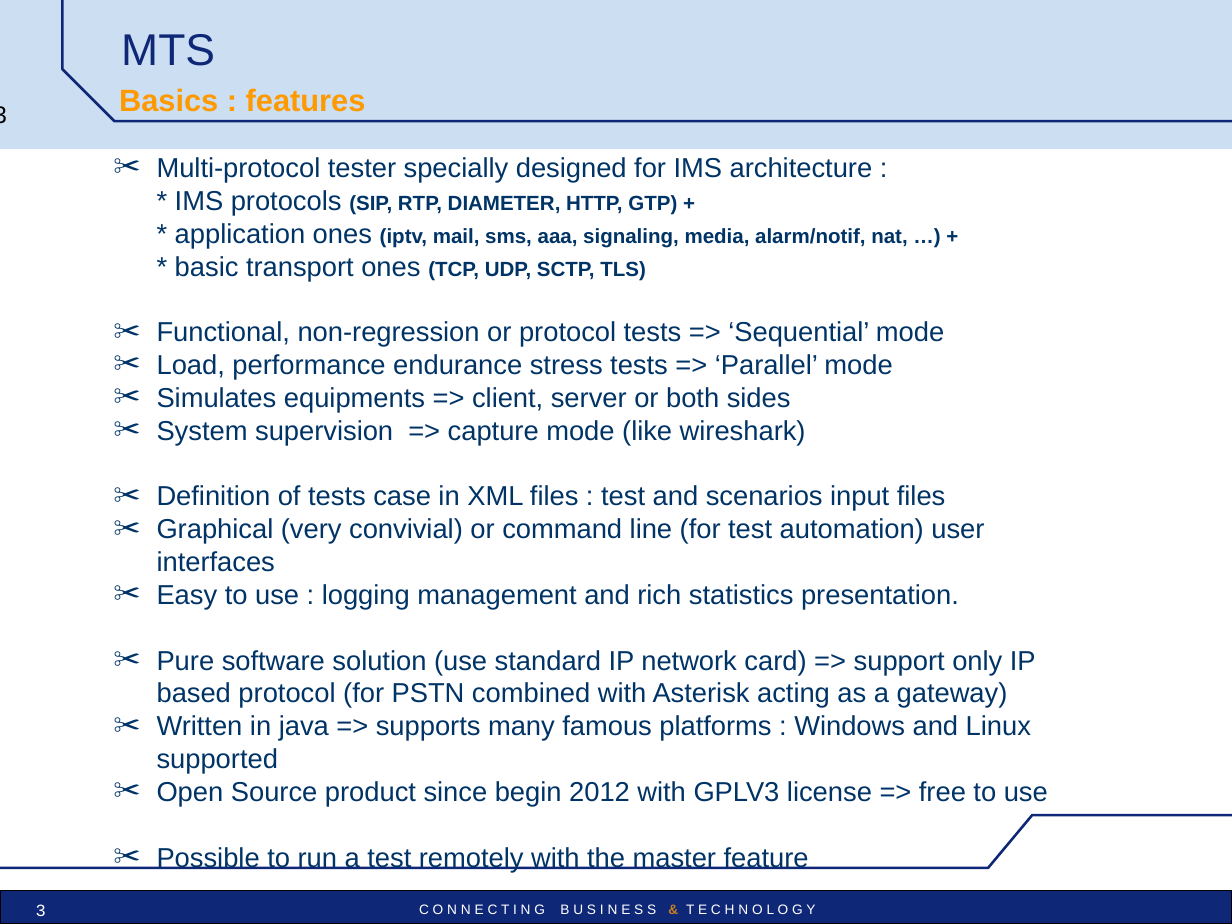
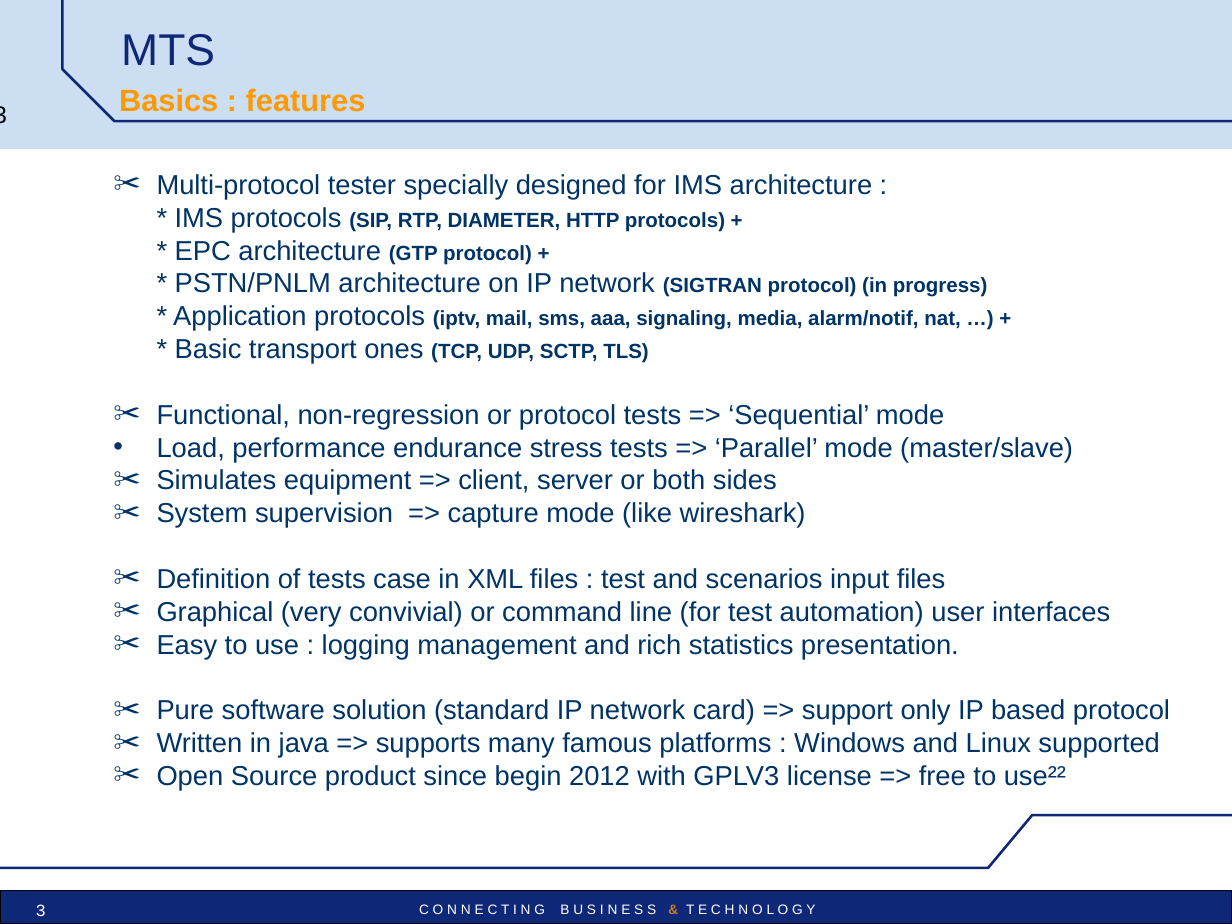
Before and after one commit to satishghiwari/mts-project, a slide deck: slide 3 of mts/src/main/doc/MTS_pres_technical.ppt. Drawn at 1232x924 pixels with LibreOffice and Linux fonts; fonts in the diff are those of the drawing; background and template pictures are left out. Boxes give left, top, right and bottom in pixels: in the first picture for what was removed or moved away, otherwise in the second. Text is boxed around its words. In the diff, an @@ line names an element or a change of style, - is before the commit and + after.

```diff
--- a/mts/src/main/doc/MTS_pres_technical.ppt
+++ b/mts/src/main/doc/MTS_pres_technical.ppt
@@ text "Multi-protocol tester specially designed for ...": place and size @@
-text "Multi-protocol tester specially designed for ..." at bbox=[157, 157, 1048, 872]
+text "Multi-protocol tester specially designed for ..." at bbox=[157, 174, 1170, 791]
@@ text at bbox=[173, 207, 988, 364]: text changed @@
-* IMS protocols (SIP, RTP, DIAMETER, HTTP, GTP) +
-* application ones (iptv, mail, sms, aaa, signaling, media, alarm/notif, nat, …) +
-* basic transport ones (TCP, UDP, SCTP, TLS)
+* IMS protocols (SIP, RTP, DIAMETER, HTTP protocols) +
+* EPC architecture (GTP protocol) +
+* PSTN/PNLM architecture on IP network (SIGTRAN protocol) (in progress)
+* Application protocols (iptv, mail, sms, aaa, signaling, media, alarm/notif, nat, …) +
+* Basic transport ones (TCP, UDP, SCTP, TLS)
@@ text at bbox=[157, 437, 1073, 495]: text changed @@
-✂ Load, performance endurance stress tests => ‘Parallel’ mode
-✂ Simulates equipments => client, server or both sides
+• Load, performance endurance stress tests => ‘Parallel’ mode (master/slave)
+✂ Simulates equipment => client, server or both sides
@@ text at bbox=[157, 699, 1170, 725]: text changed @@
-✂ Pure software solution (use standard IP network card) => support only IP based protocol (for PSTN combined with Asterisk acting as a gateway)
+✂ Pure software solution (standard IP network card) => support only IP based protocol
@@ text at bbox=[157, 765, 1066, 791]: text changed @@
-✂ Open Source product since begin 2012 with GPLV3 license => free to use
-✂ Possible to run a test remotely with the master feature
+✂ Open Source product since begin 2012 with GPLV3 license => free to use²²
```
